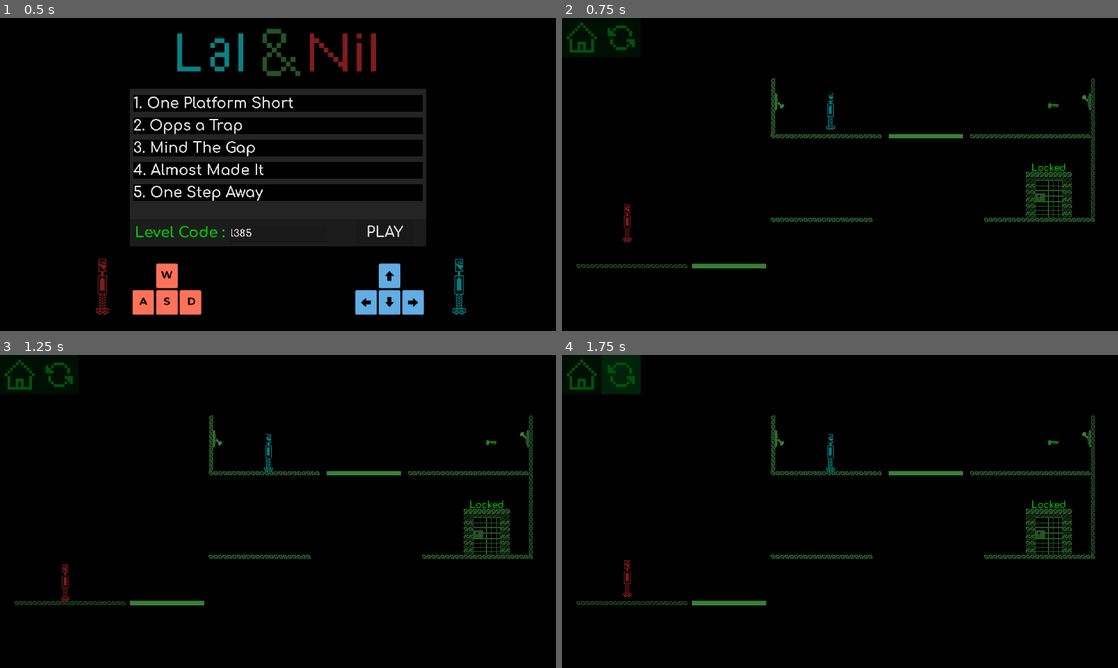
Above: before the commit, frames 1-4 (two rows, left to right).
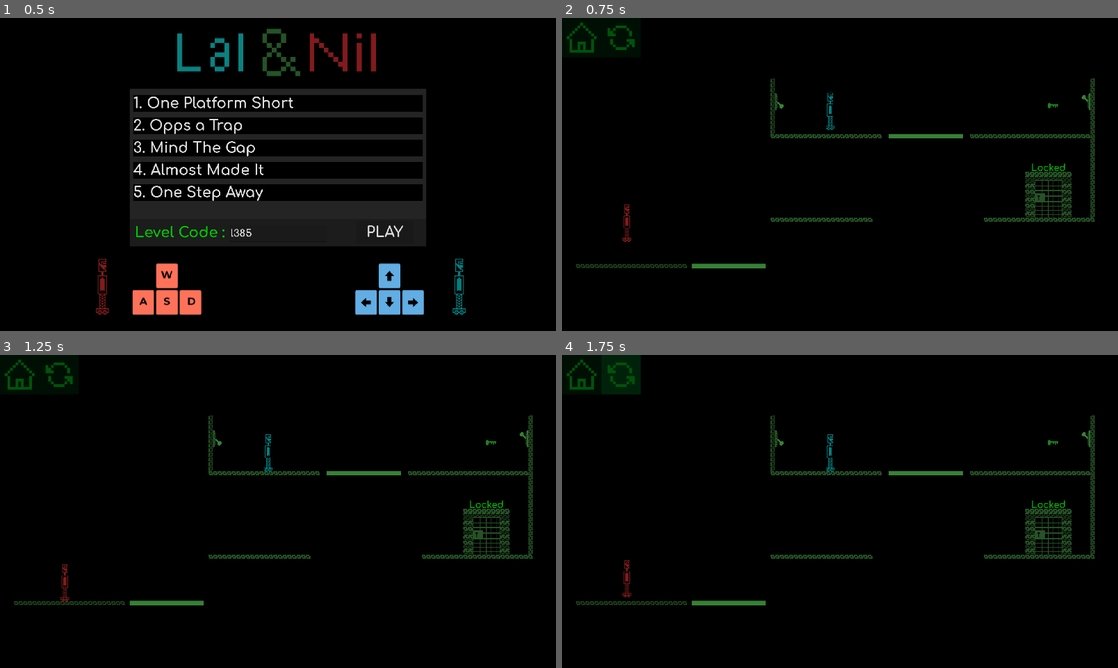
Above: after the commit, the same moments.

Repository: RetroRabiul/Lal_And_Nil
Game: Godot game, scene res://scenes/menu.tscn
Two runs of this game, one before a commit and one after it. Both use one fixed random seed, a clock stepped at 60 frames per second and the inputs below.
Inputs (mouse positions are in pixels of both pictures, inside the frame that each line leads up to):
- Up to frame 1 (0.5 s): no input
- Up to frame 2 (0.75 s): click "PLAY" at 0.5 s
- Up to frame 3 (1.25 s): no input
- Up to frame 4 (1.75 s): click (623, 373) at 1.25 s

Frame 1 is identical in both runs. In frame 2, 0.8% of the frame differs, in the area x 2-96%, y 19-80%; in frame 3, 0.8%; in frame 4, 0.8%.

Commit message:
key anim

Diff:
--- a/scenes/Almost_Made_It.tscn
+++ b/scenes/Almost_Made_It.tscn
@@ -10,6 +10,7 @@
 [ext_resource type="PackedScene" uid="uid://dkoofwptaed0x" path="res://scenes/key.tscn" id="8_40yot"]
 [ext_resource type="PackedScene" uid="uid://6vgh3nl5ugj" path="res://scenes/player1.tscn" id="9_88f2w"]
 [ext_resource type="PackedScene" uid="uid://b4vbpkgaf2om0" path="res://scenes/player2.tscn" id="10_h38nd"]
+[ext_resource type="Script" uid="uid://d241100qn462m" path="res://scripts/camera.gd" id="11_us5e1"]
 [ext_resource type="PackedScene" uid="uid://b2k7okcmai5rb" path="res://scenes/ui.tscn" id="11_vddl5"]
 [ext_resource type="PackedScene" uid="uid://dct51k1gqgc00" path="res://scenes/lever.tscn" id="12_l34xc"]
 [ext_resource type="PackedScene" uid="uid://dt5wsr2twr5gc" path="res://scenes/wall.tscn" id="13_f1r1w"]
@@ -69,7 +70,7 @@
 
 [node name="Layer1" type="TileMapLayer" parent="TileMap"]
 use_parent_material = true
-tile_map_data = PackedByteArray("AAAIAD8AAAABAAEAAAAJAD8AAAA …(1600 unchanged characters)… AAAIAAABzADQAAAAAAAIAAABzADMAAAAAAAIAAAAQAB0AAAABAAEAAAARAB0AAAABAAEAAAASAB0AAAABAAEAAAATAB0AAAA …(2347 unchanged characters)…
+tile_map_data = PackedByteArray("AAAIAD8AAAABAAEAAAAJAD8AAAA …(1600 unchanged characters)… AAAIAAABzADQAAAAAAAIAAABzADMAAAAAAAIAAAARAB0AAAABAAEAAAASAB0AAAABAAEAAAATAB0AAAA …(2347 unchanged characters)…
 tile_set = SubResource("TileSet_fcfvj")
 
 [node name="Floating_platform" parent="." instance=ExtResource("4_us5e1")]
@@ -86,7 +87,7 @@
 
 [node name="Floating_platform4" parent="." instance=ExtResource("4_us5e1")]
 position = Vector2(1784, 472)
-move_to = Vector2(0, -300)
+move_to = Vector2(0, -240)
 
 [node name="button" parent="." node_paths=PackedStringArray("linked_objects") instance=ExtResource("6_87ckw")]
 position = Vector2(960, 822)
@@ -134,9 +135,13 @@
 
 [node name="Camera" type="Camera2D" parent="."]
 position = Vector2(0, 575)
-limit_left = -1
+limit_left = 0
+limit_top = 0
 limit_right = 1920
 limit_bottom = 1080
+script = ExtResource("11_us5e1")
+player1 = NodePath("../player_1")
+player2 = NodePath("../player_2")
 
 [node name="UI" parent="Camera" instance=ExtResource("11_vddl5")]
 unique_name_in_owner = true
--- a/scenes/Mind_the_Gap.tscn
+++ b/scenes/Mind_the_Gap.tscn
@@ -10,6 +10,7 @@
 [ext_resource type="PackedScene" uid="uid://dkoofwptaed0x" path="res://scenes/key.tscn" id="9_p76dq"]
 [ext_resource type="PackedScene" uid="uid://6vgh3nl5ugj" path="res://scenes/player1.tscn" id="10_ouibg"]
 [ext_resource type="PackedScene" uid="uid://b4vbpkgaf2om0" path="res://scenes/player2.tscn" id="11_fwkwp"]
+[ext_resource type="Script" uid="uid://d241100qn462m" path="res://scripts/camera.gd" id="11_w46u2"]
 [ext_resource type="PackedScene" uid="uid://dct51k1gqgc00" path="res://scenes/lever.tscn" id="13_diaav"]
 [ext_resource type="PackedScene" uid="uid://b2k7okcmai5rb" path="res://scenes/ui.tscn" id="13_ng57f"]
 [ext_resource type="AudioStream" uid="uid://udhineu2jm34" path="res://assets/Audio/bgm_11.wav" id="14_w46u2"]
@@ -117,9 +118,13 @@
 
 [node name="Camera" type="Camera2D" parent="."]
 position = Vector2(0, 575)
-limit_left = -1
+limit_left = 0
+limit_top = 0
 limit_right = 1920
 limit_bottom = 1080
+script = ExtResource("11_w46u2")
+player1 = NodePath("../player_1")
+player2 = NodePath("../player_2")
 
 [node name="UI" parent="Camera" instance=ExtResource("13_ng57f")]
 unique_name_in_owner = true
--- a/scenes/One_Platform_Short.tscn
+++ b/scenes/One_Platform_Short.tscn
@@ -6,6 +6,7 @@
 [ext_resource type="PackedScene" uid="uid://ctauhijiugu6s" path="res://scenes/floating_platform.tscn" id="4_3ch0d"]
 [ext_resource type="PackedScene" uid="uid://bbs2w83vq001e" path="res://scenes/door.tscn" id="8_qncm8"]
 [ext_resource type="PackedScene" uid="uid://dkoofwptaed0x" path="res://scenes/key.tscn" id="9_nspwt"]
+[ext_resource type="Script" uid="uid://d241100qn462m" path="res://scripts/camera.gd" id="9_utqce"]
 [ext_resource type="PackedScene" uid="uid://6vgh3nl5ugj" path="res://scenes/player1.tscn" id="10_ppifd"]
 [ext_resource type="PackedScene" uid="uid://b4vbpkgaf2om0" path="res://scenes/player2.tscn" id="11_affyx"]
 [ext_resource type="AudioStream" uid="uid://udhineu2jm34" path="res://assets/Audio/bgm_11.wav" id="11_d276d"]
@@ -86,6 +87,7 @@
 
 [node name="key" parent="." instance=ExtResource("9_nspwt")]
 position = Vector2(1696, 302)
+move_to = Vector2(145, -221)
 
 [node name="player_1" parent="." instance=ExtResource("10_ppifd")]
 position = Vector2(225, 690)
@@ -95,9 +97,13 @@
 
 [node name="Camera" type="Camera2D" parent="."]
 position = Vector2(0, 575)
-limit_left = -1
+limit_left = 0
+limit_top = 0
 limit_right = 1920
 limit_bottom = 1080
+script = ExtResource("9_utqce")
+player1 = NodePath("../player_1")
+player2 = NodePath("../player_2")
 
 [node name="UI" parent="Camera" instance=ExtResource("13_lh5ws")]
 unique_name_in_owner = true
--- a/scenes/One_Step_Away.tscn
+++ b/scenes/One_Step_Away.tscn
@@ -11,6 +11,7 @@
 [ext_resource type="PackedScene" uid="uid://b4vbpkgaf2om0" path="res://scenes/player2.tscn" id="8_4em25"]
 [ext_resource type="PackedScene" uid="uid://b2k7okcmai5rb" path="res://scenes/ui.tscn" id="9_17sor"]
 [ext_resource type="PackedScene" uid="uid://dct51k1gqgc00" path="res://scenes/lever.tscn" id="10_2t5gg"]
+[ext_resource type="Script" uid="uid://d241100qn462m" path="res://scripts/camera.gd" id="10_gmht3"]
 [ext_resource type="PackedScene" uid="uid://bdujcqusfxhgf" path="res://scenes/button.tscn" id="11_fw7qh"]
 [ext_resource type="PackedScene" uid="uid://dt5wsr2twr5gc" path="res://scenes/wall.tscn" id="12_tcneo"]
 [ext_resource type="AudioStream" uid="uid://udhineu2jm34" path="res://assets/Audio/bgm_11.wav" id="14_47ddl"]
@@ -105,9 +106,13 @@
 
 [node name="Camera" type="Camera2D" parent="."]
 position = Vector2(0, 575)
-limit_left = -1
+limit_left = 0
+limit_top = 0
 limit_right = 1920
 limit_bottom = 1080
+script = ExtResource("10_gmht3")
+player1 = NodePath("../player_1")
+player2 = NodePath("../player_2")
 
 [node name="UI" parent="Camera" instance=ExtResource("9_17sor")]
 unique_name_in_owner = true
--- a/scenes/Oops_a_trap.tscn
+++ b/scenes/Oops_a_trap.tscn
@@ -8,6 +8,7 @@
 [ext_resource type="PackedScene" uid="uid://dkoofwptaed0x" path="res://scenes/key.tscn" id="7_4s3d8"]
 [ext_resource type="PackedScene" uid="uid://6vgh3nl5ugj" path="res://scenes/player1.tscn" id="8_5bqd8"]
 [ext_resource type="PackedScene" uid="uid://b4vbpkgaf2om0" path="res://scenes/player2.tscn" id="9_l04ec"]
+[ext_resource type="Script" uid="uid://d241100qn462m" path="res://scripts/camera.gd" id="10_7tt70"]
 [ext_resource type="PackedScene" uid="uid://b2k7okcmai5rb" path="res://scenes/ui.tscn" id="10_xf8ln"]
 [ext_resource type="PackedScene" uid="uid://dct51k1gqgc00" path="res://scenes/lever.tscn" id="11_i71m5"]
 [ext_resource type="PackedScene" uid="uid://djh8aflvryp06" path="res://scenes/trap.tscn" id="12_rycab"]
@@ -99,9 +100,13 @@
 
 [node name="Camera" type="Camera2D" parent="."]
 position = Vector2(0, 575)
-limit_left = -1
+limit_left = 0
+limit_top = 0
 limit_right = 1920
 limit_bottom = 1080
+script = ExtResource("10_7tt70")
+player1 = NodePath("../player_1")
+player2 = NodePath("../player_2")
 
 [node name="UI" parent="Camera" instance=ExtResource("10_xf8ln")]
 unique_name_in_owner = true
--- a/scenes/key.tscn
+++ b/scenes/key.tscn
@@ -21,4 +21,6 @@
 [node name="Collected_Sound" type="AudioStreamPlayer" parent="."]
 stream = ExtResource("3_wy8tx")
 
+[node name="Timer" type="Timer" parent="."]
+
 [connection signal="body_entered" from="." to="." method="_on_body_entered"]
--- a/scripts/key.gd
+++ b/scripts/key.gd
@@ -1,31 +1,56 @@
 extends Area2D
 
+@export var move_to = Vector2.ZERO
+@export var move_time = 3.0
+
+var start_pos = Vector2.ZERO
+var target_pos = Vector2.ZERO
+
+var going_up = false
+var direction = 1
+
+func _ready() -> void:
+	$Timer.wait_time = move_time
+	start_pos = global_position
 
 
 func _on_body_entered(body: Node2D) -> void:
 	if body.is_in_group("player1"):
 		$Collected_Sound.playing = true
+		print(self.global_position)
 		# Trigger camera shake
-		var camera = get_viewport().get_camera_2d()
-		if camera and camera.has_method("shake"):
-			camera.shake()
+		#var camera = get_viewport().get_camera_2d()
+		#if camera and camera.has_method("shake"):
+			#camera.shake()
 		await get_tree().create_timer(0.1).timeout
 		#await($Collected_Sound)
 		GlobalVars.key = true
 		GlobalSignal.key_owner.emit("player1", "player2")
-		GlobalSignal.key_icon.emit()
+		#GlobalSignal.key_icon.emit()
 		print("Key",body)
-		queue_free()
+		_begin_moving()
+
+
 	if body.is_in_group("player2"):
 		$Collected_Sound.playing = true
+		print(self.global_position)
 		# Trigger camera shake
-		var camera = get_viewport().get_camera_2d()
-		if camera and camera.has_method("shake"):
-			camera.shake()
+		#var camera = get_viewport().get_camera_2d()
+		#if camera and camera.has_method("shake"):
+			#camera.shake()
 		await get_tree().create_timer(0.1).timeout
 		#await($Collected_Sound)
 		GlobalVars.key = true
 		GlobalSignal.key_owner.emit("player2", "player1")
-		GlobalSignal.key_icon.emit()
+		#GlobalSignal.key_icon.emit()
 		print("Key",body)
-		queue_free()
+		_begin_moving()
+
+func _begin_moving():
+	target_pos = start_pos + move_to
+	var tween = create_tween()
+	tween.tween_property(self, "global_position", target_pos, move_time)
+	tween.tween_property(self, "scale", Vector2(2,2), move_time)
+	await get_tree().create_timer(3).timeout
+	GlobalSignal.key_icon.emit()
+	queue_free()
--- a/scripts/wall.gd
+++ b/scripts/wall.gd
@@ -16,7 +16,7 @@
 		WallState.NORMAL:
 			collision_layer = 1 << 5 #6
 			collision_mask = 1 << 1 | 1 << 2  # both players
-			%wallmesh.modulate = Color(0.353, 0.494, 0.651)
+			%wallmesh.modulate = Color(0.353, 0.494, 0.651, 1.0)
 		WallState.RED:
 			collision_layer = 1 << 6 #7
 			collision_mask = 1 << 1      # only green collides
Not shown, changed: export_presets.cfg
Not shown: 1 places in scenes/Almost_Made_It.tscn that only renumber resources
Not shown: 1 places in scenes/Mind_the_Gap.tscn that only renumber resources
Not shown: 1 places in scenes/One_Platform_Short.tscn that only renumber resources
Not shown: 1 places in scenes/One_Step_Away.tscn that only renumber resources
Not shown: 1 places in scenes/Oops_a_trap.tscn that only renumber resources
